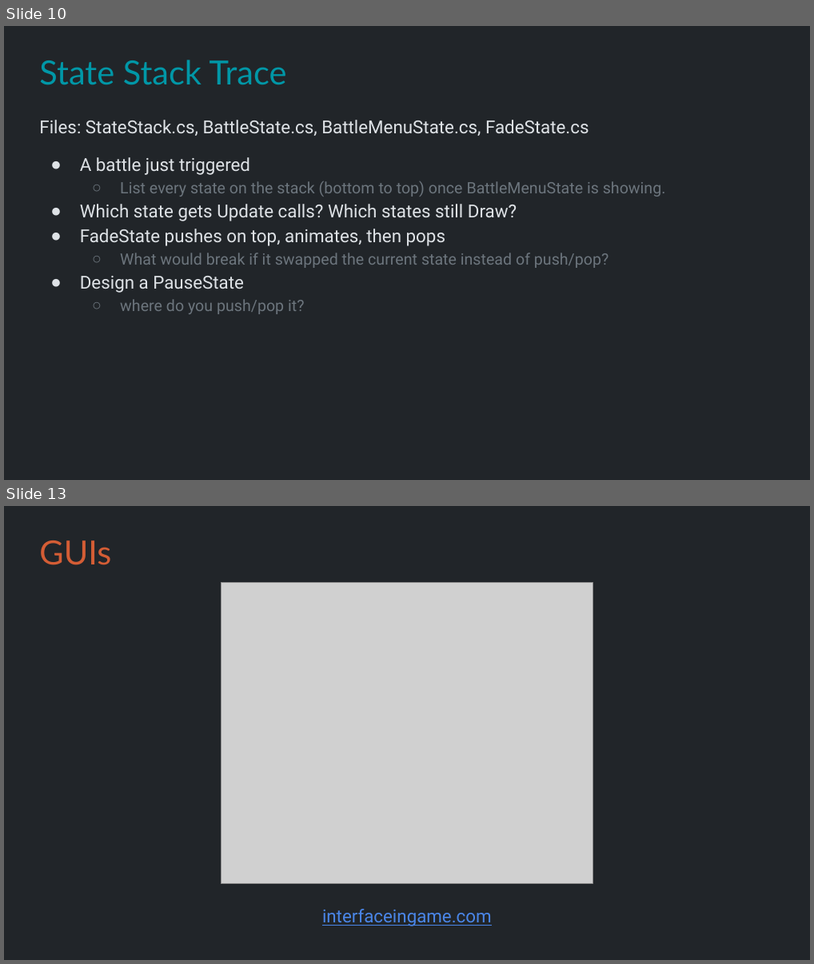
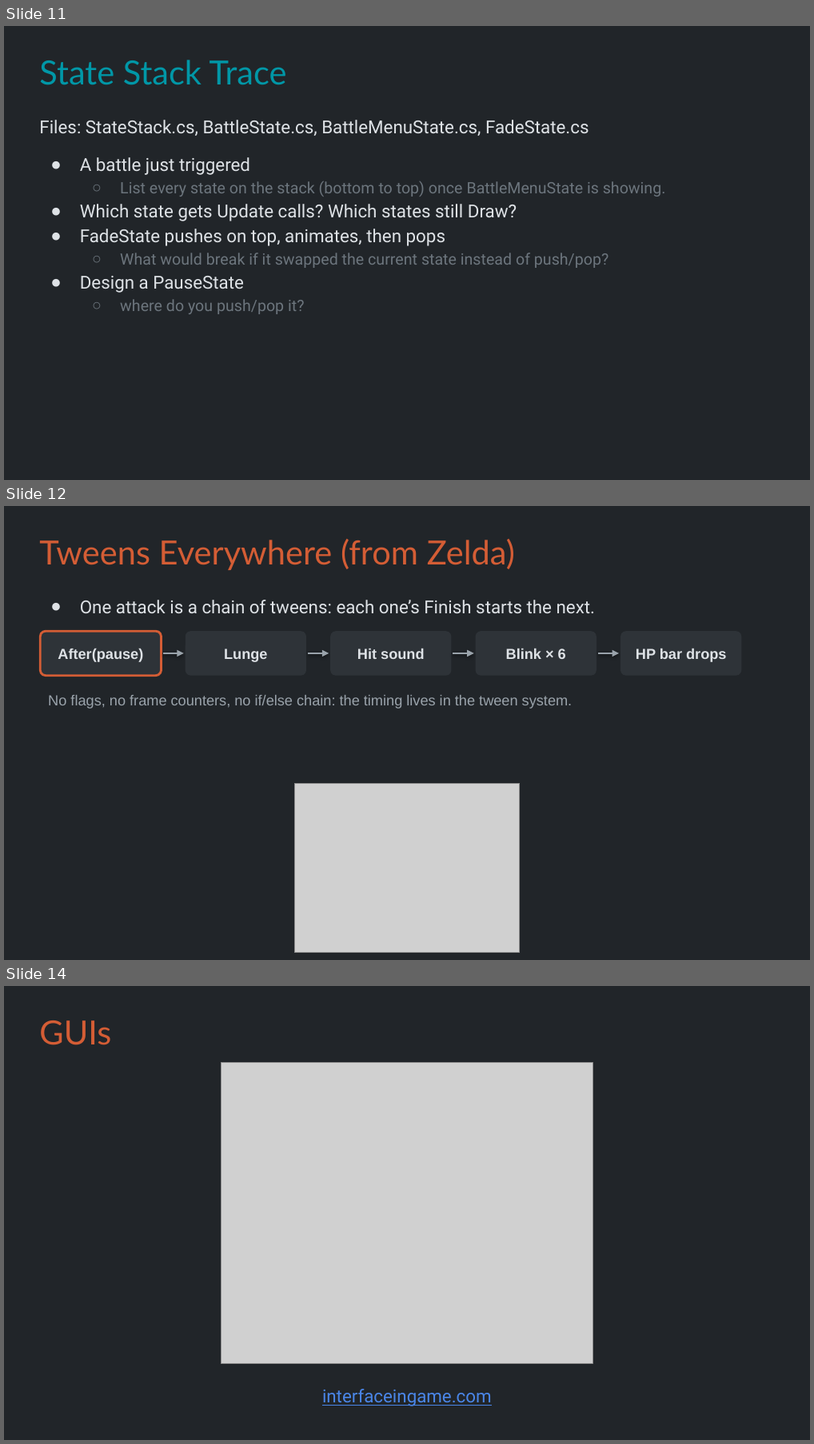
Before and after one commit to Metamate/gar, a slide deck: slides/10 Pokemon.pptx. Shown one above the other, each under a label of ours: slides 10 and 13 before the commit, slides 11, 12 and 14 after it; the slides between them are not shown. The pictures are 814x964 and 814x1444 pixels, drawn with LibreOffice and Linux fonts; fonts in the diff are those of the drawing; grey boxes stand for pictures. Boxes give left, top, right and bottom in pixels: in the first picture for what was removed or moved away, otherwise in the second. Text is boxed around its words. In the diff, an @@ line names an element or a change of style, - is before the commit and + after.

```diff
--- a/slides/10 Pokemon.pptx
+++ b/slides/10 Pokemon.pptx
@@ slide 12 added at (4, 506, 810, 960), background #212529 @@
@@ title added at (39, 539, 515, 570), 29.7 pt, text #D45D35 @@
+Tweens Everywhere (from Zelda)
@@ text added at (80, 600, 595, 613), 16 pt, text #DEE2E6 @@
+● One attack is a chain of tweens: each one’s Finish starts the next.
@@ rounded rectangle added at (40, 631, 162, 676), fill #2E3338, outline #D45D35 2 pt, 13 pt, text #DEE2E6, bold @@
+After(pause)
@@ rounded rectangle added at (186, 631, 306, 676), fill #2E3338, 13 pt, text #DEE2E6, bold @@
+Lunge
@@ rounded rectangle added at (330, 631, 451, 676), fill #2E3338, 13 pt, text #DEE2E6, bold @@
+Hit sound
@@ rounded rectangle added at (476, 631, 597, 676), fill #2E3338, 13 pt, text #DEE2E6, bold @@
+Blink × 6
@@ rounded rectangle added at (621, 631, 742, 676), fill #2E3338, 13 pt, text #DEE2E6, bold @@
+HP bar drops
@@ arrow added from (163, 652) to (184, 652), #9AA3AB 2 pt @@
@@ arrow added from (308, 652) to (329, 652), #9AA3AB 2 pt @@
@@ arrow added from (453, 652) to (474, 652), #9AA3AB 2 pt @@
@@ arrow added from (598, 652) to (619, 652), #9AA3AB 2 pt @@
@@ text added at (48, 695, 573, 708), 13 pt, text #9AA3AB @@
+No flags, no frame counters, no if/else chain: the timing lives in the tween system.
@@ picture added at (294, 784, 520, 952) @@
@@ what was slide 10 is now slide 11 @@
@@ what was slide 13 is now slide 14 @@
```
Also in this commit, not shown: 7 slides changed, 7 other slides added, 6 slides removed, 1 other file.
